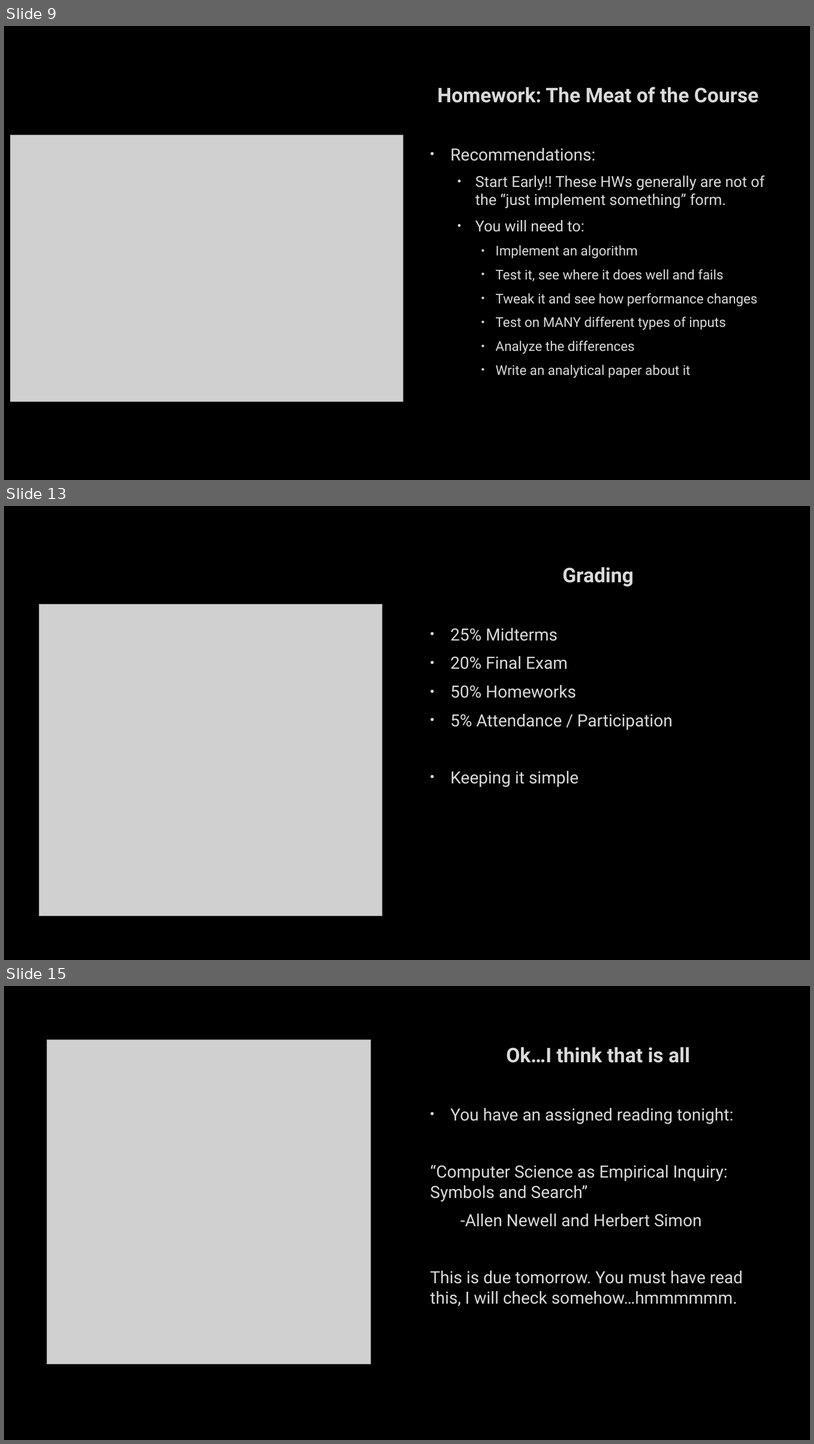
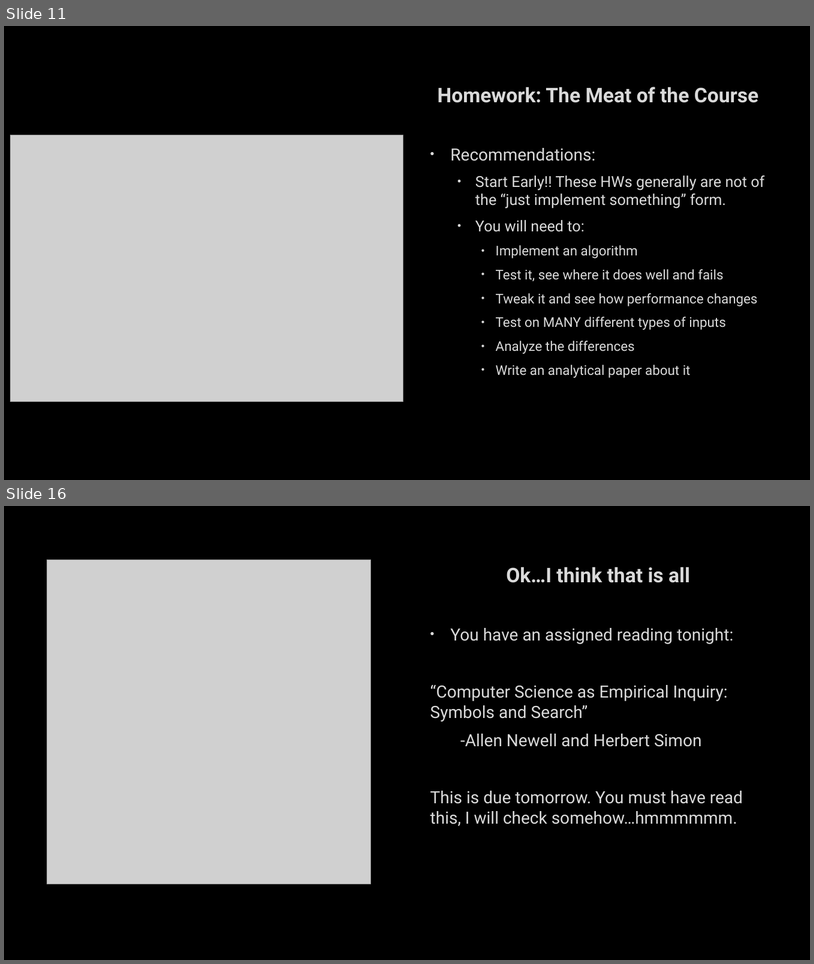
Before and after one commit to markfloryan/AI, a slide deck: slides/01-CourseIntroduction.pptx. Shown one above the other, each under a label of ours: slides 9, 13 and 15 before the commit, slides 11 and 16 after it; the slides between them are not shown. The pictures are 814x1444 and 814x964 pixels, drawn with LibreOffice and Linux fonts; fonts in the diff are those of the drawing; grey boxes stand for pictures; background and template pictures are left out. Boxes give left, top, right and bottom in pixels: in the first picture for what was removed or moved away, otherwise in the second. Text is boxed around its words. In the diff, an @@ line names an element or a change of style, - is before the commit and + after.

```diff
--- a/slides/01-CourseIntroduction.pptx
+++ b/slides/01-CourseIntroduction.pptx
@@ slide 13 removed at (4, 506, 810, 960), background picture (left out) @@
@@ text removed at (450, 567, 673, 787) @@
-Grading
-• 25% Midterms
-• 20% Final Exam
-• 50% Homeworks
-• 5% Attendance / Participation
-• Keeping it simple
@@ picture removed at (39, 604, 383, 916) @@
@@ what was slide 9 is now slide 11 @@
@@ what was slide 15 is now slide 16 @@
```
Also in this commit, not shown: 7 slides changed, 4 slides added, 2 other slides removed, 11 other files.
